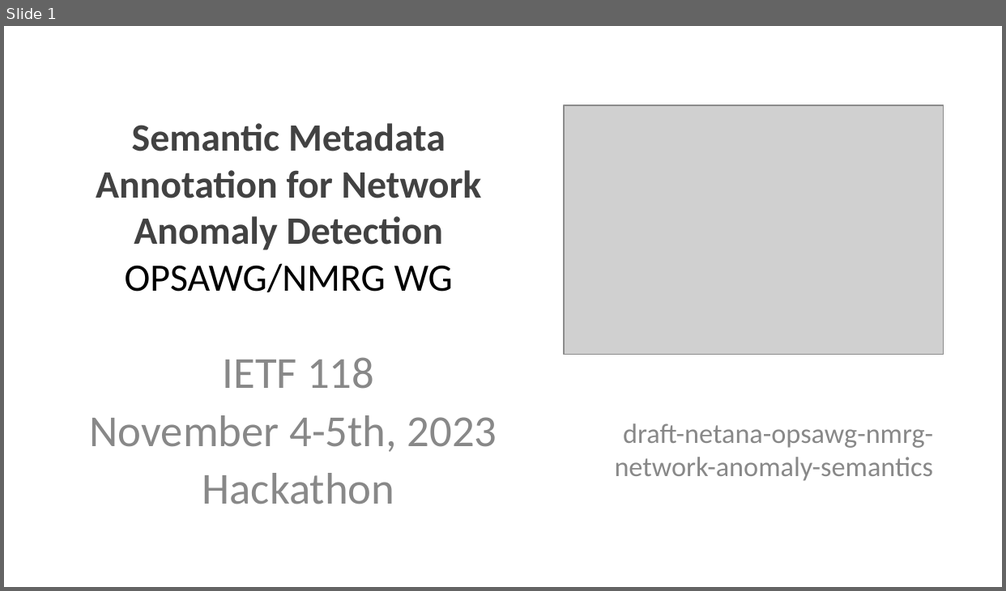
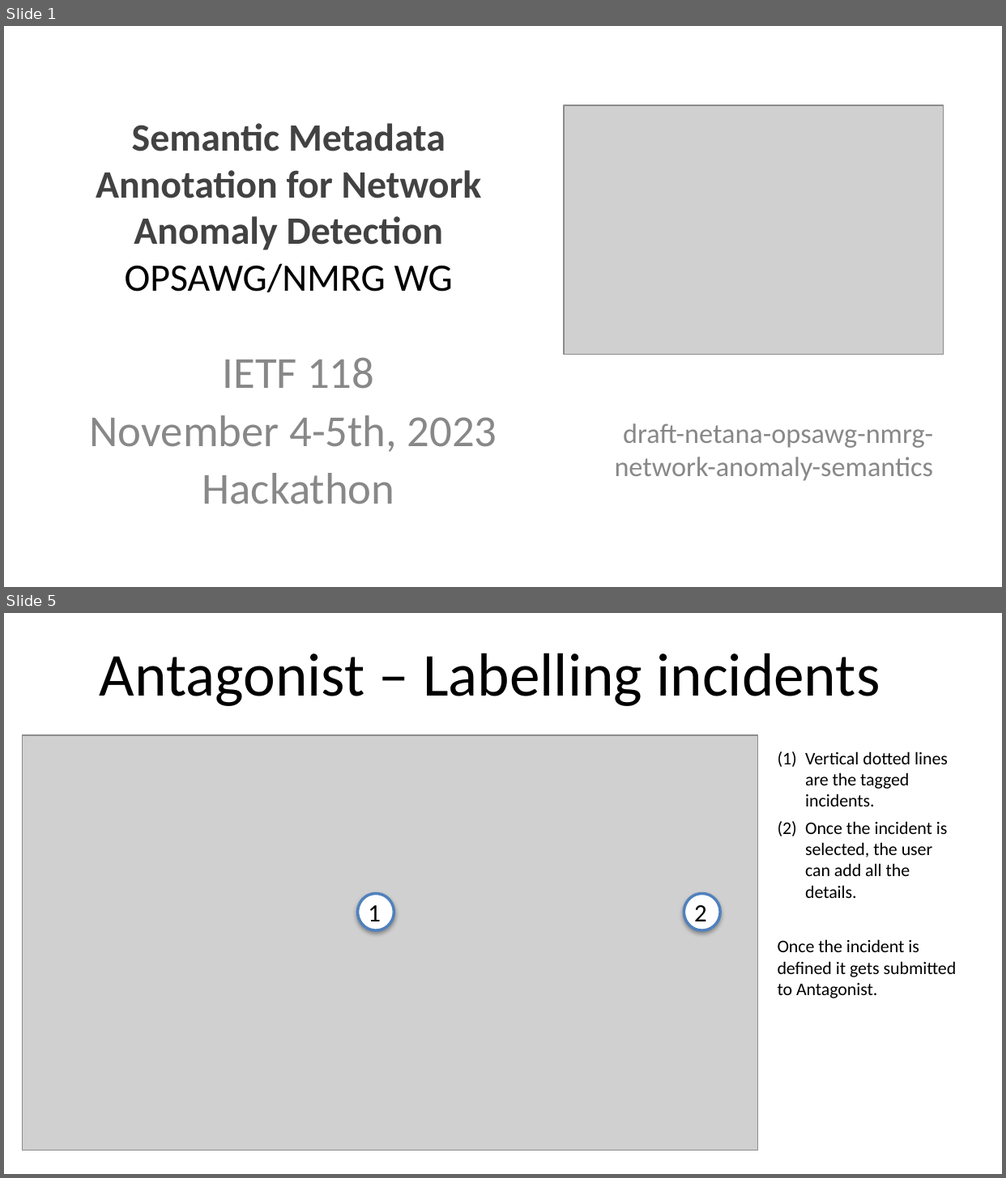
Before and after one commit to network-analytics/ietf-network-analytics-document-status, a slide deck: 118/Hackathon/ietf-118-hackathon-semantic-metadata-annotation-anomaly-detection.pptx. Shown one above the other, each under a label of ours: slide 1 before the commit, slides 1 and 5 after it; the slides between them are not shown. The pictures are 1006x591 and 1006x1178 pixels, drawn with LibreOffice and Linux fonts; fonts in the diff are those of the drawing; grey boxes stand for pictures. Boxes give left, top, right and bottom in pixels: in the first picture for what was removed or moved away, otherwise in the second. Text is boxed around its words. In the diff, an @@ line names an element or a change of style, - is before the commit and + after.

```diff
--- a/118/Hackathon/ietf-118-hackathon-semantic-metadata-annotation-anomaly-detection.pptx
+++ b/118/Hackathon/ietf-118-hackathon-semantic-metadata-annotation-anomaly-detection.pptx
@@ slide 5 added at bbox=[4, 613, 1002, 1174], background #FFFFFF @@
@@ text added at bbox=[100, 653, 880, 706], 44 pt, text #000000 @@
+Antagonist – Labelling incidents
@@ picture added at bbox=[22, 736, 758, 1151] @@
@@ text added at bbox=[778, 752, 957, 999], 12.8 pt, text #000000 @@
+(1) Vertical dotted lines are the tagged incidents.
+(2) Once the incident is selected, the user can add all the details.
+Once the incident is defined it gets submitted to Antagonist.
@@ ellipse added at bbox=[357, 893, 393, 931], fill #FFFFFF, outline #4F81BD 2 pt, 18 pt, text #000000 @@
+1
@@ ellipse added at bbox=[684, 893, 719, 931], fill #FFFFFF, outline #4F81BD 2 pt, 18 pt, text #000000 @@
+2
```
Also in this commit, not shown: 2 slides changed, 4 other slides added, 3 slides removed, 1 other file.
